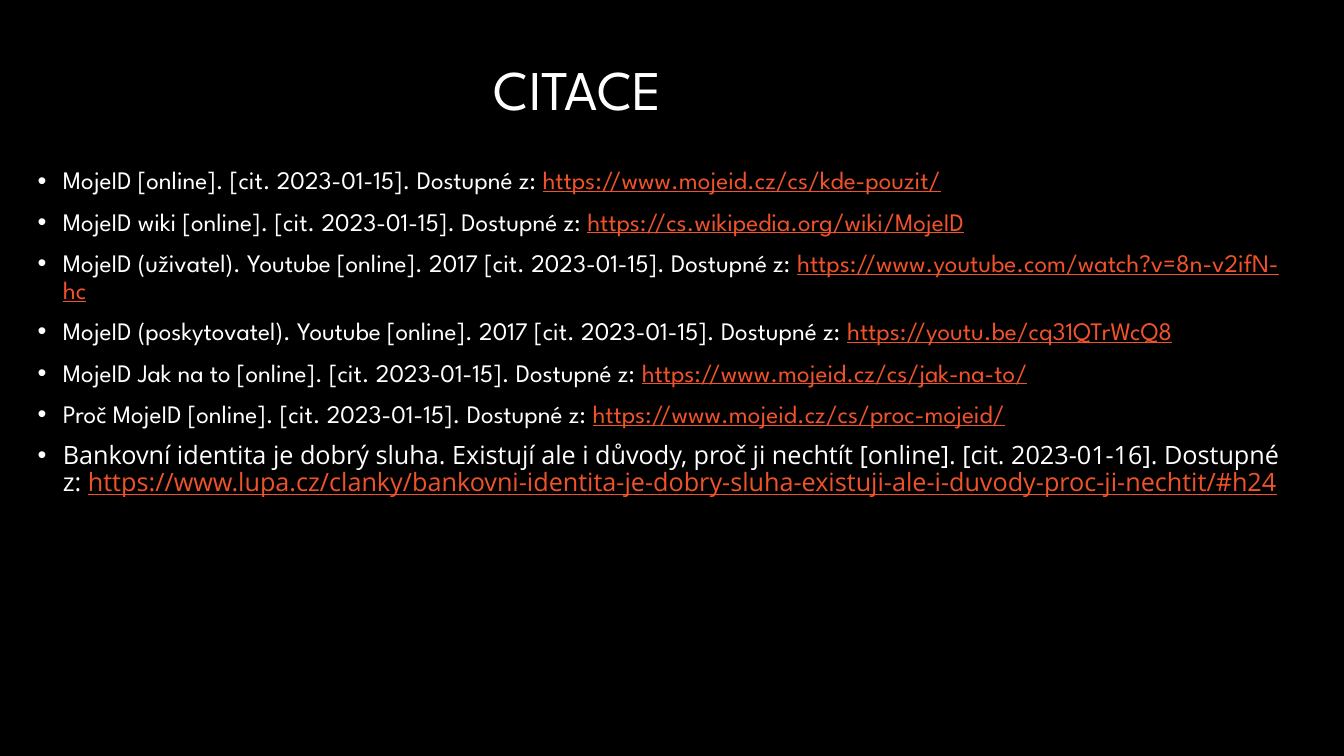
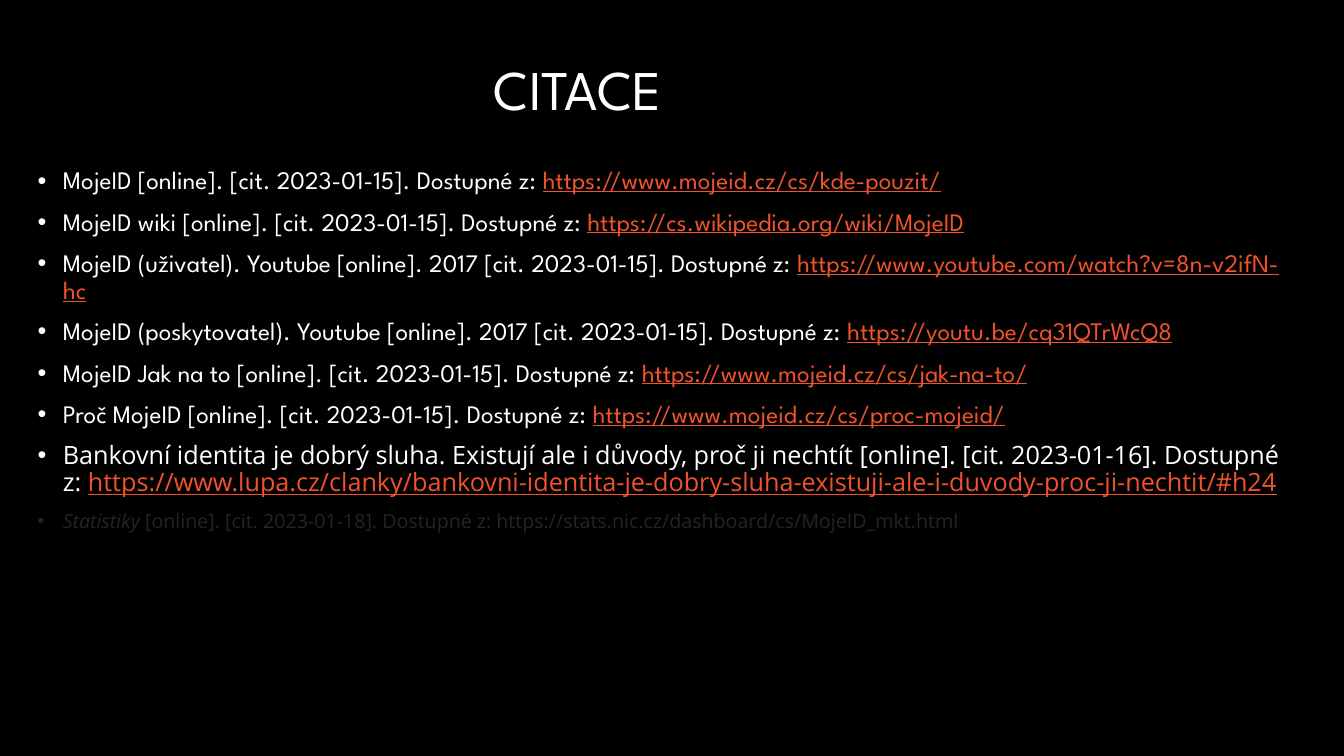
Before and after one commit to teenyRadekr/MojeID, a slide deck: slide 10 of Roller.pptx (slide 8 before the commit). Drawn at 1344x756 pixels with LibreOffice and Linux fonts; fonts in the diff are those of the drawing; background and template pictures are left out. Boxes give left, top, right and bottom in pixels: in the first picture for what was removed or moved away, otherwise in the second. Text is boxed around its words. In the diff, an @@ line names an element or a change of style, - is before the commit and + after.

Commit message:
2.1

```diff
--- a/Roller.pptx
+++ b/Roller.pptx
@@ text at (x1=63, y1=514, x2=958, y2=532): paragraph added @@
+• Statistiky [online]. [cit. 2023-01-18]. Dostupné z: https://stats.nic.cz/dashboard/cs/MojeID_mkt.html
```
Also in this commit, not shown: 3 other slides changed, 3 slides added, 1 slide removed.
